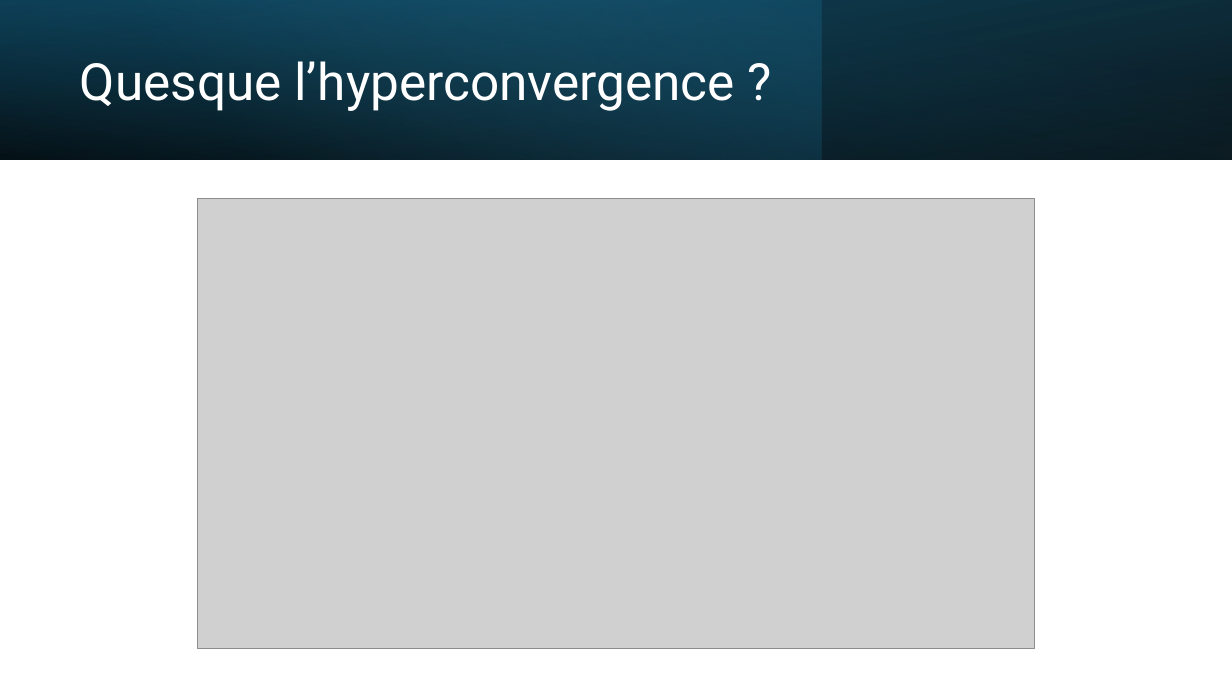
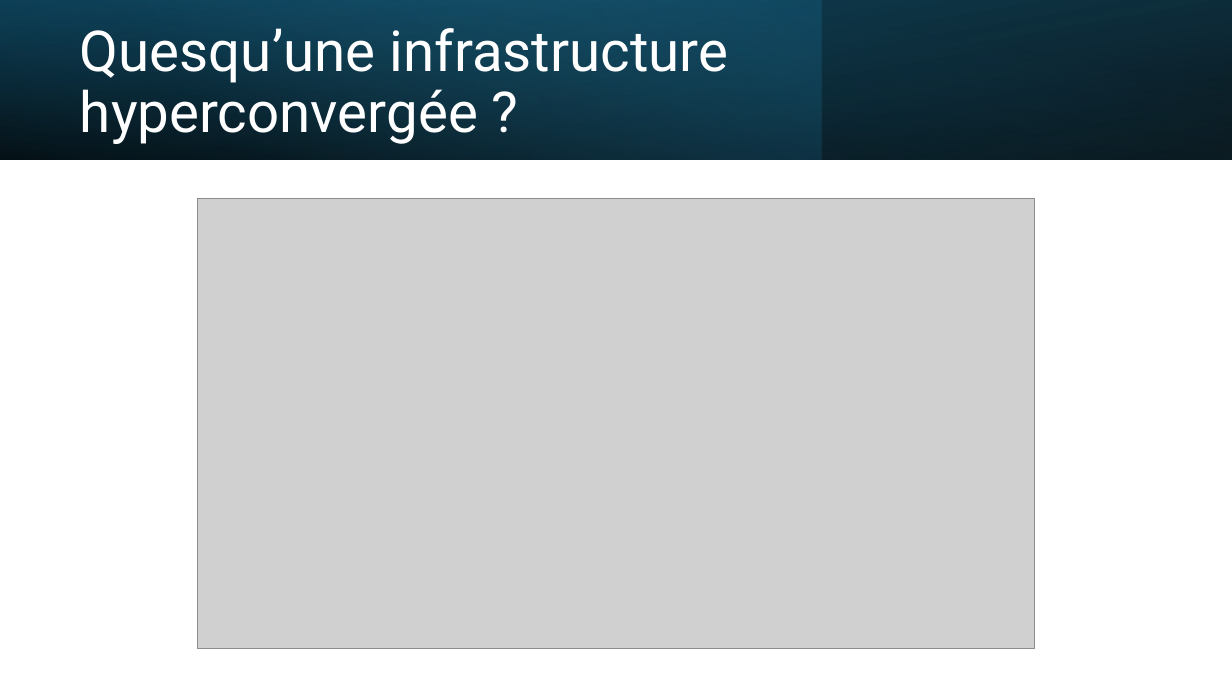
Before and after one commit to Vinc1347900/Stage_Henallux, a slide deck: slide 6 of TFE/DHAIMI_Vincent_PP_TFE.pptx. Drawn at 1232x693 pixels with LibreOffice and Linux fonts; fonts in the diff are those of the drawing; grey boxes stand for pictures. Boxes give left, top, right and bottom in pixels: in the first picture for what was removed or moved away, otherwise in the second. Text is boxed around its words. In the diff, an @@ line names an element or a change of style, - is before the commit and + after.

```diff
--- a/TFE/DHAIMI_Vincent_PP_TFE.pptx
+++ b/TFE/DHAIMI_Vincent_PP_TFE.pptx
@@ title at [80, 28, 729, 144]: text changed; size 40 to 44 pt @@
-Quesque l’hyperconvergence ?
+Quesqu’une infrastructure hyperconvergée ?
```
Also in this commit, not shown: 11 other slides changed, 4 other files.
